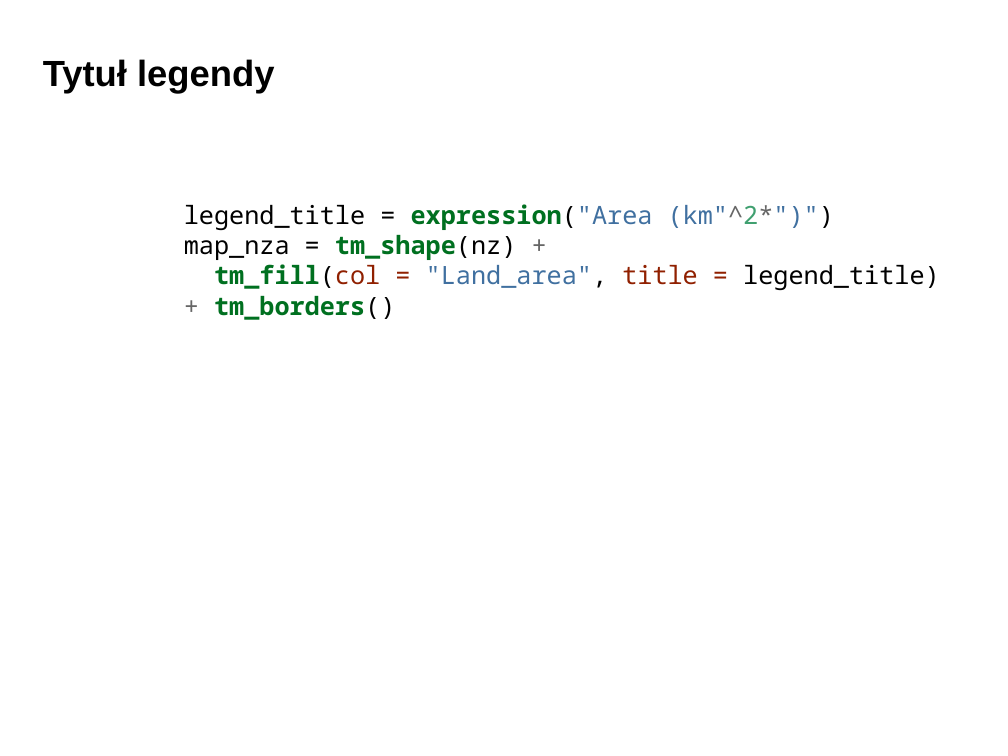
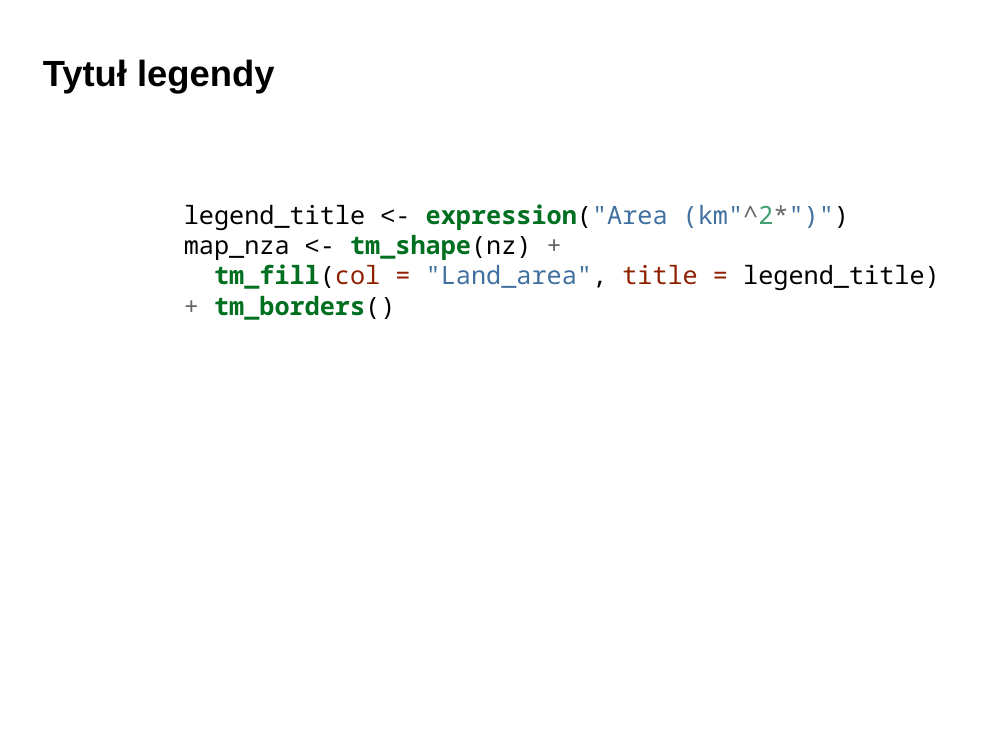
Before and after one commit to dabrowskia/ADP2020, a slide deck: slide 36 of presentations/Analiza Danych Przestrzennych 03.pptx. Drawn at 1008x756 pixels with LibreOffice and Linux fonts; fonts in the diff are those of the drawing; background and template pictures are left out. Boxes give left, top, right and bottom in pixels: in the first picture for what was removed or moved away, otherwise in the second. Text is boxed around its words. In the diff, an @@ line names an element or a change of style, - is before the commit and + after.

```diff
--- a/presentations/Analiza Danych Przestrzennych 03.pptx
+++ b/presentations/Analiza Danych Przestrzennych 03.pptx
@@ text at (184,204,940,320): text changed @@
-legend_title = expression("Area (km"^2*")")
-map_nza = tm_shape(nz) +
-tm_fill(col = "Land_area", title = legend_title) + tm_borders()
+legend_title <- expression("Area (km"^2*")")
+map_nza <- tm_shape(nz) +
+tm_fill(col = "Land_area", title = legend_title) + tm_borders()
```
Also in this commit, not shown: 14 other slides changed, 2 other files.
